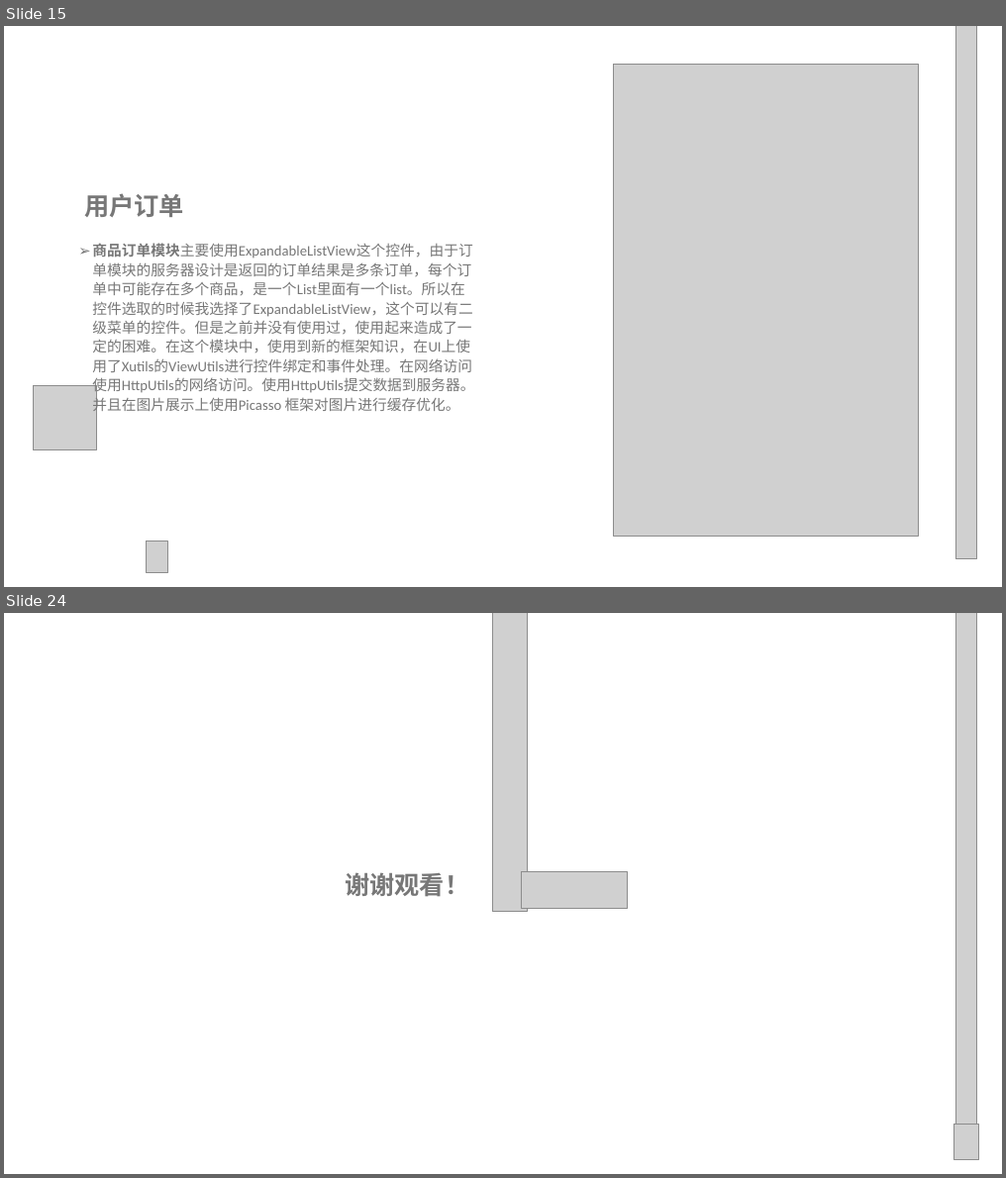
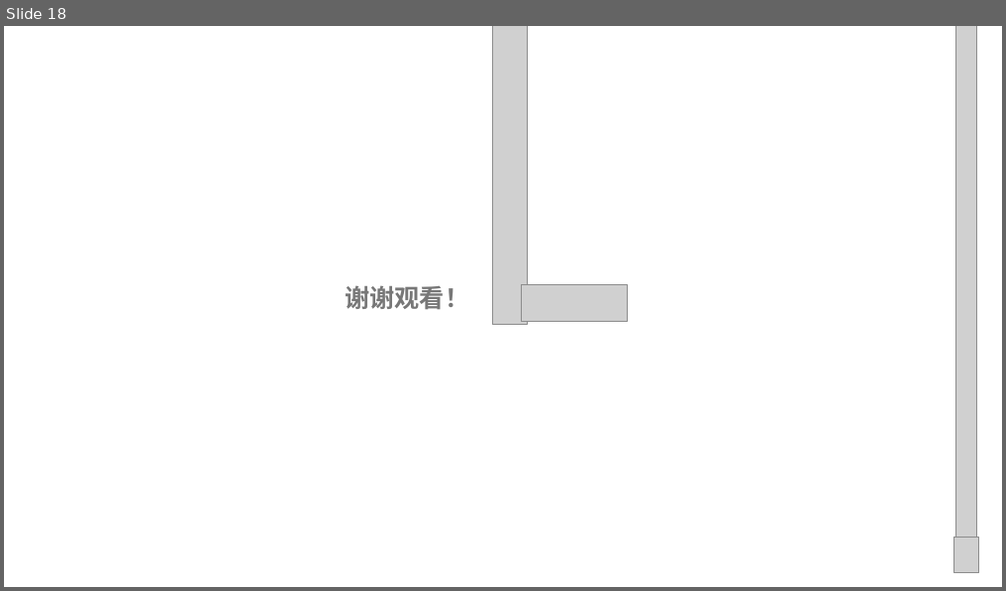
Before and after one commit to Interesting14/Library-management-system, a slide deck: 交付文档(上交到东软)/10.图书信息系统汇报答辩.pptx. Shown one above the other, each under a label of ours: slides 15 and 24 before the commit, slide 18 after it; the slides between them are not shown. The pictures are 1006x1178 and 1006x591 pixels, drawn with LibreOffice and Linux fonts; fonts in the diff are those of the drawing; grey boxes stand for pictures; background and template pictures are left out. Boxes give left, top, right and bottom in pixels: in the first picture for what was removed or moved away, otherwise in the second. Text is boxed around its words. In the diff, an @@ line names an element or a change of style, - is before the commit and + after.

```diff
--- a/交付文档(上交到东软)/10.图书信息系统汇报答辩.pptx
+++ b/交付文档(上交到东软)/10.图书信息系统汇报答辩.pptx
@@ slide 15 removed at bbox=[4, 26, 1002, 587], background picture (left out) @@
@@ picture removed at bbox=[955, 26, 976, 560] @@
@@ picture removed at bbox=[614, 65, 918, 537] @@
@@ text removed at bbox=[84, 193, 474, 414] @@
-用户订单
-➢ 商品订单模块主要使用ExpandableListView这个控件，由于订单模块的服务器设计是返回的订单结果是多条订单，每个订单中可能存在多个商品，是一个List里面有一个list。所以在控件选取的时候我选择了ExpandableListView，这个可以有二级菜单的控件。但是之前并没有使用过，使用起来造成了一定的困难。在这个模块中，使用到新的框架知识，在UI上使用了Xutils的ViewUtils进行控件绑定和事件处理。在网络访问使用HttpUtils的网络访问。使用HttpUtils提交数据到服务器。并且在图片展示上使用Picasso 框架对图片进行缓存优化。
@@ picture removed at bbox=[33, 386, 97, 451] @@
@@ picture removed at bbox=[146, 542, 168, 573] @@
@@ what was slide 24 is now slide 18 @@
```
Also in this commit, not shown: 5 slides changed, 12 slides added, 17 other slides removed.
